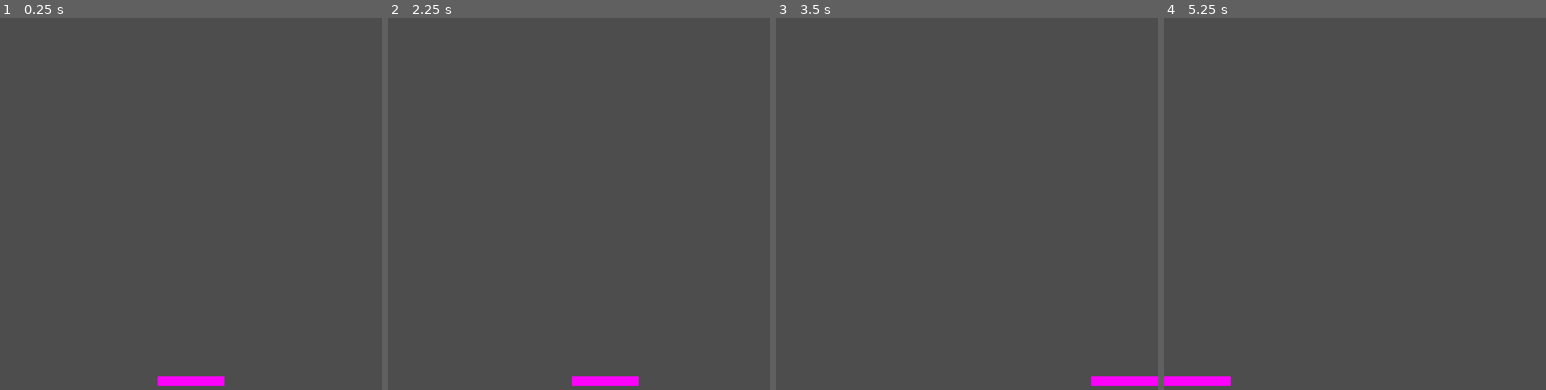
Above: before the commit, frames 1-4 (left to right).
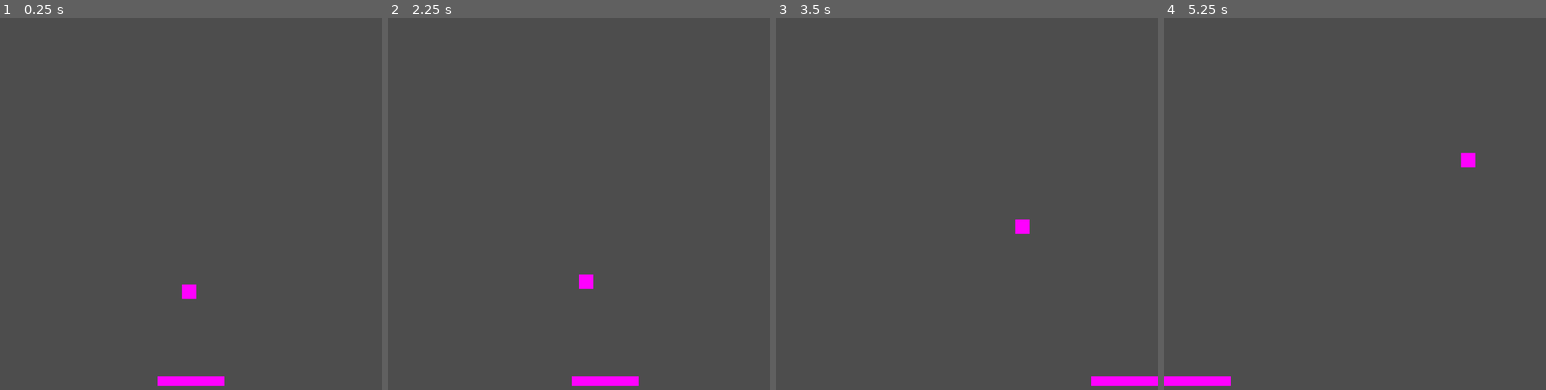
Above: after the commit, the same moments.

Repository: districtjackson/breakout
Game: Godot game, scene res://main.tscn
Two runs of this game, one before a commit and one after it. Both use one fixed random seed, a clock stepped at 60 frames per second and the inputs below.
Inputs:
- Up to frame 1 (0.25 s): no input
- Up to frame 2 (2.25 s): tap Enter at 0.5 s; hold Right (right) 0.53-1.28 s; hold Left (left) 1.28-2.03 s; hold Right (right) from 2.03 s (still down)
- Up to frame 3 (3.5 s): keep holding Right (right)
- Up to frame 4 (5.25 s): release Right (right) at 3.53 s; hold Left (left) from 3.53 s (still down)

The runs differ from the first frame. In frame 1, 0.2% of the frame differs, in the area x 47-52%, y 71-76%; in frame 2, 0.1%; in frame 3, 0.1%; in frame 4, 0.2%, in the area x 77-82%, y 36-41%.

Commit message:
Basic ball functionality implemented

Diff:
--- /dev/null
+++ b/ball.gd
@@ -0,0 +1,34 @@
+extends RigidBody2D
+
+signal miss
+
+@export var start_delay = 2
+@export var speed = 100
+
+# Called when the node enters the scene tree for the first time.
+func _ready():
+	$StartTimer.start(start_delay)
+
+# Called every frame. 'delta' is the elapsed time since the previous frame.
+func _process(_delta):
+	if(position.x >= 1000):
+		miss.emit()
+		queue_free()
+
+func _on_start_timer_timeout():
+	var random_x
+
+	# This if statement allows for it not choose any values between -0.5 and 0.5, as then the ball could be served vertically. Might change it to serve straight up though, we'll see
+	if(randi() % 2 == 0):
+		random_x = randf_range(0.5, 1)
+	else:
+		random_x = randf_range(-1, -0.5)
+
+	var serve_vector = Vector2(random_x, -1) * speed
+
+	apply_central_impulse(serve_vector)
+
+
+func _on_body_entered(body):
+	if body is Area2D:
+		pass # Replace with logic for the bounce
--- a/ball.tscn
+++ b/ball.tscn
@@ -1,3 +1,31 @@
-[gd_scene format=3 uid="uid://cwoxsrkx8dmwc"]
+[gd_scene load_steps=5 format=3 uid="uid://cwoxsrkx8dmwc"]
+
+[ext_resource type="Script" path="res://ball.gd" id="1_hpwpb"]
+
+[sub_resource type="PhysicsMaterial" id="PhysicsMaterial_5qo8e"]
+friction = 0.0
+bounce = 1.0
+
+[sub_resource type="CircleShape2D" id="CircleShape2D_ndtjt"]
+radius = 15.0
+
+[sub_resource type="PlaceholderTexture2D" id="PlaceholderTexture2D_vv31x"]
+size = Vector2(30, 30)
 
 [node name="Ball" type="RigidBody2D"]
+physics_material_override = SubResource("PhysicsMaterial_5qo8e")
+gravity_scale = 0.0
+lock_rotation = true
+script = ExtResource("1_hpwpb")
+
+[node name="CollisionShape2D" type="CollisionShape2D" parent="."]
+shape = SubResource("CircleShape2D_ndtjt")
+
+[node name="StartTimer" type="Timer" parent="."]
+one_shot = true
+
+[node name="Sprite2D" type="Sprite2D" parent="."]
+texture = SubResource("PlaceholderTexture2D_vv31x")
+
+[connection signal="body_entered" from="." to="." method="_on_body_entered"]
+[connection signal="timeout" from="StartTimer" to="." method="_on_start_timer_timeout"]
--- a/brick.tscn
+++ b/brick.tscn
@@ -6,7 +6,7 @@
 [sub_resource type="PlaceholderTexture2D" id="PlaceholderTexture2D_u8cir"]
 size = Vector2(40, 10)
 
-[node name="Brick" type="Area2D"]
+[node name="Brick" type="StaticBody2D"]
 
 [node name="CollisionShape2D" type="CollisionShape2D" parent="."]
 shape = SubResource("RectangleShape2D_ah3o4")
--- /dev/null
+++ b/main.gd
@@ -0,0 +1,12 @@
+extends Node2D
+
+var simulation_tps = 60
+
+# Called when the node enters the scene tree for the first time.
+func _ready():
+	Engine.set_physics_ticks_per_second(simulation_tps)
+
+
+# Called every frame. 'delta' is the elapsed time since the previous frame.
+func _process(delta):
+	pass
--- a/main.tscn
+++ b/main.tscn
@@ -1,10 +1,13 @@
-[gd_scene load_steps=4 format=3 uid="uid://b7blaql7auf81"]
+[gd_scene load_steps=6 format=3 uid="uid://b7blaql7auf81"]
 
 [ext_resource type="PackedScene" uid="uid://bp0rj2867ns2f" path="res://horizontal_wall.tscn" id="1_40036"]
+[ext_resource type="Script" path="res://main.gd" id="1_kw6dv"]
 [ext_resource type="PackedScene" uid="uid://lb8p17gfscx" path="res://vertical_wall.tscn" id="2_lnaxy"]
 [ext_resource type="PackedScene" uid="uid://c8blrw6e4dep1" path="res://paddle.tscn" id="3_cqgjn"]
+[ext_resource type="PackedScene" uid="uid://cwoxsrkx8dmwc" path="res://ball.tscn" id="5_j31nx"]
 
 [node name="Main" type="Node2D"]
+script = ExtResource("1_kw6dv")
 
 [node name="Right Wall" parent="." instance=ExtResource("1_40036")]
 
@@ -14,8 +17,8 @@
 [node name="Top Wall" parent="." instance=ExtResource("2_lnaxy")]
 position = Vector2(0, 100)
 
-[node name="Bottom Wall" parent="." instance=ExtResource("2_lnaxy")]
-position = Vector2(0, 1020)
-
 [node name="Paddle" parent="." instance=ExtResource("3_cqgjn")]
 position = Vector2(400, 974)
+
+[node name="Ball" parent="." instance=ExtResource("5_j31nx")]
+position = Vector2(396, 787)
--- a/paddle.gd
+++ b/paddle.gd
@@ -1,4 +1,4 @@
-extends StaticBody2D
+extends Area2D
 
 @export var speed = 500
 
--- a/paddle.tscn
+++ b/paddle.tscn
@@ -8,7 +8,7 @@
 [sub_resource type="PlaceholderTexture2D" id="PlaceholderTexture2D_7rcds"]
 size = Vector2(140, 20)
 
-[node name="Paddle" type="StaticBody2D"]
+[node name="Paddle" type="Area2D"]
 script = ExtResource("1_b2kgw")
 
 [node name="CollisionShape2D" type="CollisionShape2D" parent="."]
--- a/vertical_wall.tscn
+++ b/vertical_wall.tscn
@@ -3,7 +3,7 @@
 [sub_resource type="RectangleShape2D" id="RectangleShape2D_ahitr"]
 size = Vector2(800, 20)
 
-[node name="Vertical Wall" type="Area2D"]
+[node name="Vertical Wall" type="StaticBody2D"]
 
 [node name="CollisionShape2D" type="CollisionShape2D" parent="."]
 position = Vector2(400, -10)
